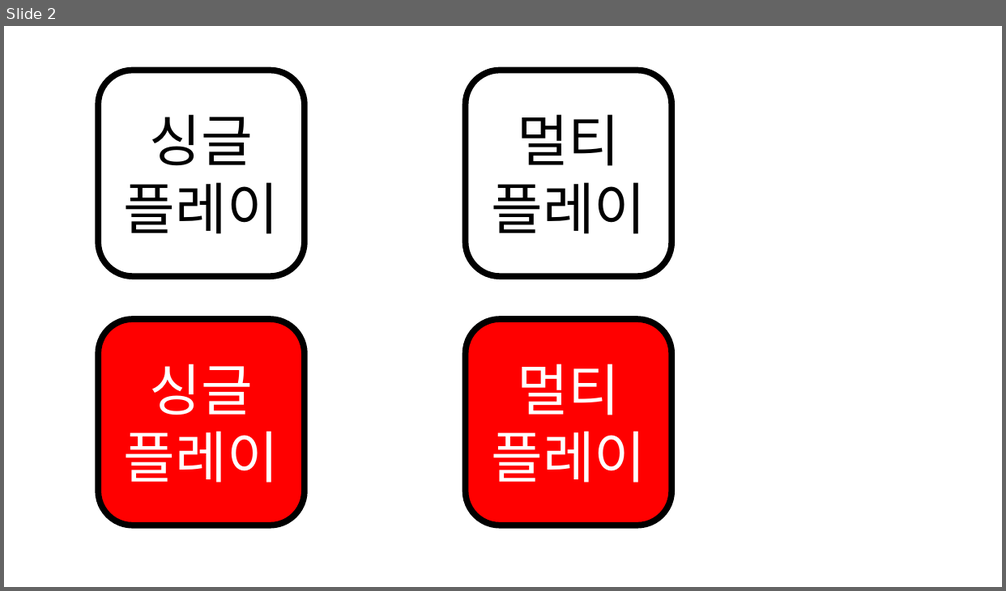
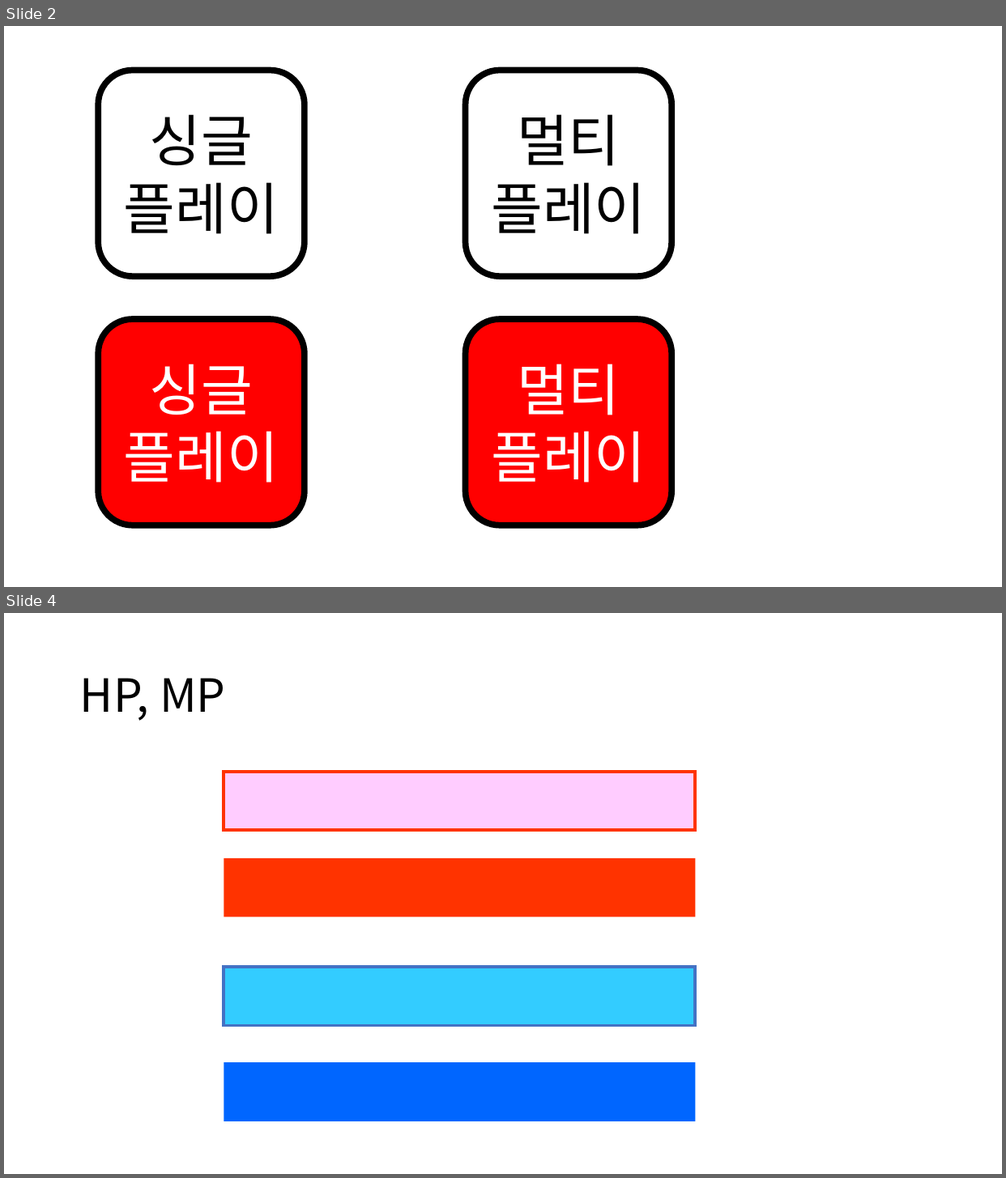
Before and after one commit to yimgunho/Witch_of_Time, a slide deck: 리소스 제작.pptx. Shown one above the other, each under a label of ours: slide 2 before the commit, slides 2 and 4 after it; the slides between them are not shown. The pictures are 1006x591 and 1006x1178 pixels, drawn with LibreOffice and Linux fonts; fonts in the diff are those of the drawing. Boxes give left, top, right and bottom in pixels: in the first picture for what was removed or moved away, otherwise in the second. Text is boxed around its words. In the diff, an @@ line names an element or a change of style, - is before the commit and + after.

```diff
--- a/리소스 제작.pptx
+++ b/리소스 제작.pptx
@@ slide 4 added at (x1=4, y1=613, x2=1002, y2=1174), background #FFFFFF @@
@@ title added at (x1=80, y1=678, x2=226, y2=721), 44 pt, text #000000 @@
+HP, MP
@@ rectangle added at (x1=224, y1=772, x2=696, y2=831), fill #FFCCFF, outline #FF3300 3 pt @@
@@ rectangle added at (x1=224, y1=858, x2=696, y2=918), fill #FF3300 @@
@@ rectangle added at (x1=224, y1=967, x2=696, y2=1026), fill #33CCFF, outline #4472C4 3 pt @@
@@ rectangle added at (x1=224, y1=1063, x2=696, y2=1122), fill #0066FF @@
```
Also in this commit, not shown: 3 other slides added, 15 other files.
